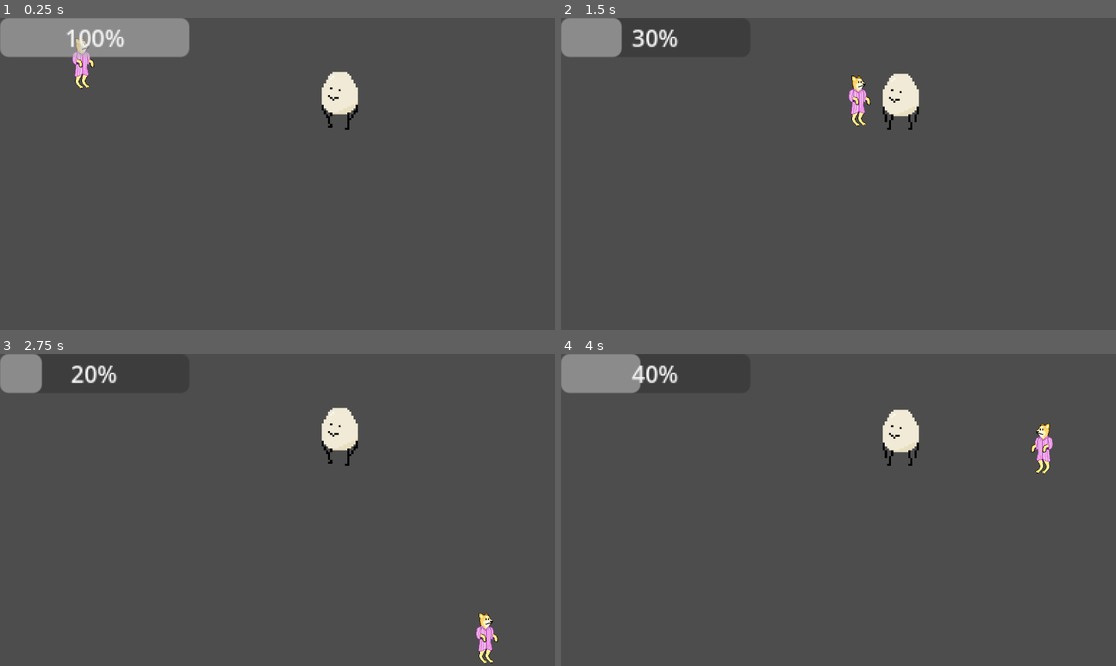
Above: before the commit, frames 1-4 (two rows, left to right).
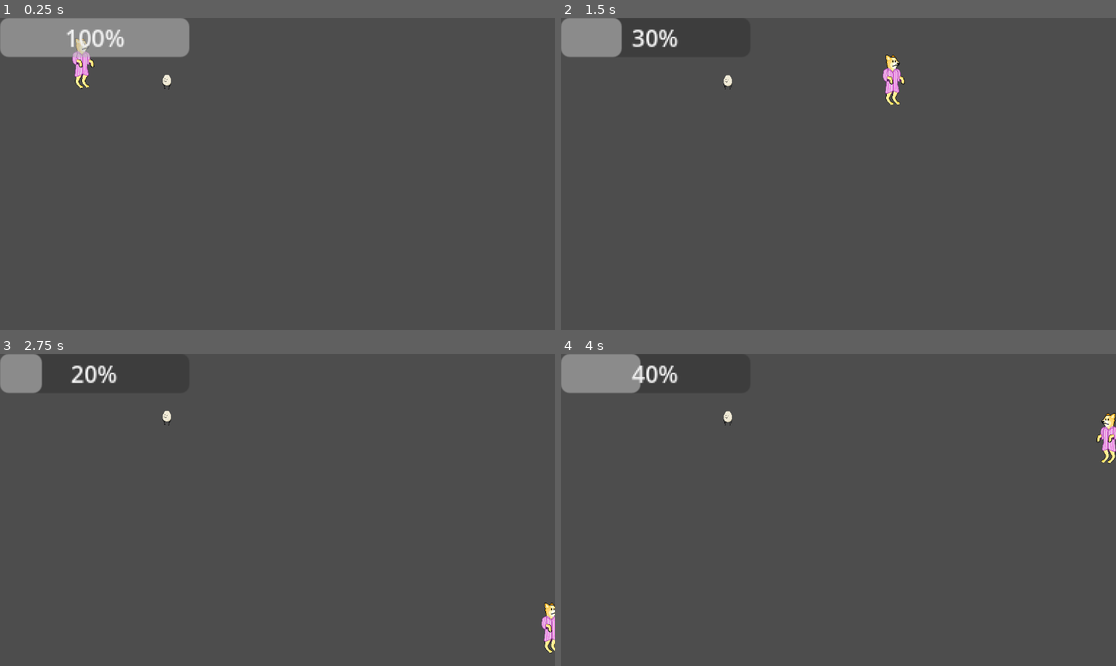
Above: after the commit, the same moments.

Repository: RapidOnGfuel/Allergies
Game: Godot game, scene res://Level_1.tscn
Two runs of this game, one before a commit and one after it. Both use one fixed random seed, a clock stepped at 60 frames per second and the inputs below. The project has no main scene, so this scene is started directly.
Inputs:
- Up to frame 1 (0.25 s): no input
- Up to frame 2 (1.5 s): hold Right (ui_right) 0.53-1.28 s; hold Shift (Sprint) 0.53-1.28 s; hold Down (ui_down) from 1.28 s (still down); tap Shift (Sprint) at 1.35 s
- Up to frame 3 (2.75 s): release Down (ui_down) at 2.03 s; hold Right (ui_right) from 2.03 s (still down); hold Shift (Sprint) from 2.03 s (still down)
- Up to frame 4 (4 s): release Right (ui_right) at 2.78 s; release Shift (Sprint) at 2.78 s; hold Up (ui_up) 2.78-3.53 s; tap Shift (Sprint) at 2.85 s; hold Left (ui_left) from 3.53 s (still down); hold Shift (Sprint) from 3.53 s (still down)

The runs differ from the first frame. In frame 1, 0.9% of the frame differs, in the area x 29-65%, y 17-36%; in frame 2, 1.4%; in frame 3, 1.5%; in frame 4, 1.6%, in the area x 29-100%, y 17-39%.

Commit message:
started inventory system

Diff:
--- /dev/null
+++ b/Global.gd
@@ -0,0 +1,25 @@
+extends Node
+
+var inventory = []
+# Called when the node enters the scene tree for the first time.
+
+signal inventory_updated
+
+var player_node: Node = null
+
+func _ready():
+	inventory.resize(10)
+
+
+# Called every frame. 'delta' is the elapsed time since the previous frame.
+func _process(delta):
+	pass
+
+func addItem():
+	inventory_updated.emit()
+
+func removeItem():
+	inventory_updated.emit()
+
+func setPlayerReference(player):
+	player_node = player
--- a/Level_1.tscn
+++ b/Level_1.tscn
@@ -1,13 +1,13 @@
 [gd_scene load_steps=3 format=3 uid="uid://ci2ua5u0ohu3"]
 
 [ext_resource type="PackedScene" uid="uid://dy3ayids37gnc" path="res://player.tscn" id="1_dt2eu"]
-[ext_resource type="PackedScene" uid="uid://b0b8j4fxe430r" path="res://nut_enemy.tscn" id="2_4w4ru"]
+[ext_resource type="PackedScene" uid="uid://g7jg1iaxeyjv" path="res://nut_enemy.tscn" id="2_2t5mh"]
 
 [node name="Node2D" type="Node2D"]
 
 [node name="Player" parent="." instance=ExtResource("1_dt2eu")]
 position = Vector2(172, 85)
+collision_layer = 1
 
-[node name="NutEnemy" parent="." instance=ExtResource("2_4w4ru")]
-position = Vector2(703, 172)
-scale = Vector2(4.4, 4)
+[node name="NutEnemy" parent="." instance=ExtResource("2_2t5mh")]
+position = Vector2(346, 133)
--- a/nut_enemy.gd
+++ b/nut_enemy.gd
@@ -1,38 +1,24 @@
 extends CharacterBody2D
 
-var speed = 250
+var speed = 50
 var player_chase = false
 var player = null
-var idle_timer = 0
-var chasing_after_idle = false
 
 func _physics_process(delta):
 	if player_chase:
 		position += (player.position - position).normalized() * speed * delta
 		$AnimatedSprite2D.play("walking")
 
-
-		$AnimatedSprite2D.flip_h = player.position.x > position.x
+		if(player.position.x - position.x) < 0:
+			$AnimatedSprite2D.flip_h = false
+		else:
+			$AnimatedSprite2D.flip_h = true
 	else:
-		if chasing_after_idle:
-			idle_timer -= delta
-			print(int(idle_timer))
-
-			if idle_timer <= 0:
-				chasing_after_idle = false
-				player_chase = true
-				print("Chasing!")
-		else:
-			$AnimatedSprite2D.play("idle")
-
+		$AnimatedSprite2D.play("idle")
 func _on_detection_area_body_entered(body):
 	player = body
-	player_chase = false
-	idle_timer = 3
-	chasing_after_idle = true
-	print(int(idle_timer))
+	player_chase = true
 
 func _on_detection_area_body_exited(body):
 	player = null
 	player_chase = false
-	chasing_after_idle = false
--- a/player.gd
+++ b/player.gd
@@ -10,6 +10,9 @@
 var stamina = 100
 var sprinting = false
 var oneTimeSprint = true
+
+func _ready():
+	Global.setPlayerReference(self)
 
 func _physics_process(delta):
 	print(max_speed)
--- a/project.godot
+++ b/project.godot
@@ -14,6 +14,14 @@
 config/features=PackedStringArray("4.3", "Forward Plus")
 config/icon="res://icon.svg"
 
+[autoload]
+
+Global="*res://Global.gd"
+
+[display]
+
+window/size/mode=3
+
 [global_group]
 
 player=""
Not shown: 1 places in nut_enemy.tscn that only renumber resources
